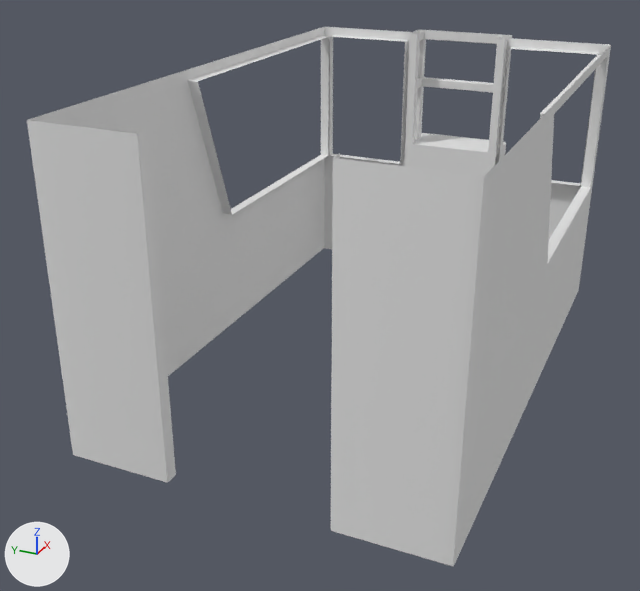
The FBX model Assets/Models/Maps/Drive Thru/Exterior.fbx as it was, and as the next commit left it.
Before and after are seen from a 50 mm camera at (-15.73, -5.93, 9.13) aimed at (-0.61, 0.88, 1.57). The lights are fixed; the arrows at lower left show +X, +Y and +Z. Where no turn or scale is listed for an object, it has been applied to the vertices.

Names of what the first picture shows: 'Drive Thru Window', 'Drive Thu Window Extrusion', 'Drive Trhu Window Shelf', 'East Wall A', 'East Wall B', 'North Wall A', 'North Wall B', 'South Wall A', 'West Wall A', 'West Wall B'.
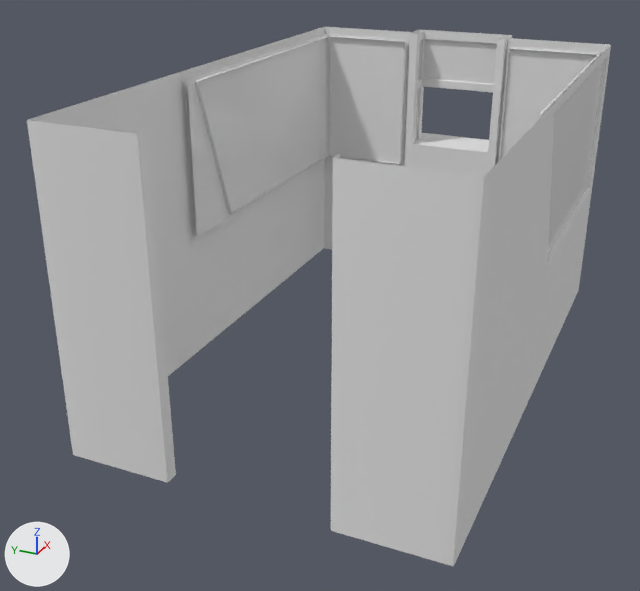
The change, as a list of edits to the scene's bpy script:
```text
Add mat_material_003:
    mat_material_003 = principled_material('Material.003')
    mat_material_003.base_color = (0.8, 0.8, 0.8)  # white #e7e7e7
    mat_material_003.roughness = 0.0
Add me_plane_036:
    me_plane_036.from_pydata(...)  # 56 vertices, 14 faces; spans x -5.74..1.44, y 0.08..6.92, z 2.68..5.88
    me_plane_036.materials.append(mat_material_003)  # white #e7e7e7
Add ob_glass:
    ob_glass = bpy.data.objects.new('Glass', me_plane_036)
    ob_glass.location = (4.5, -3.5, 0.0)
```

Where the change shows, as pixel boxes [x1, y1, x2, y2] in the pictures (640 x 591 px):
'Glass', added: after [184, 33, 604, 254]
